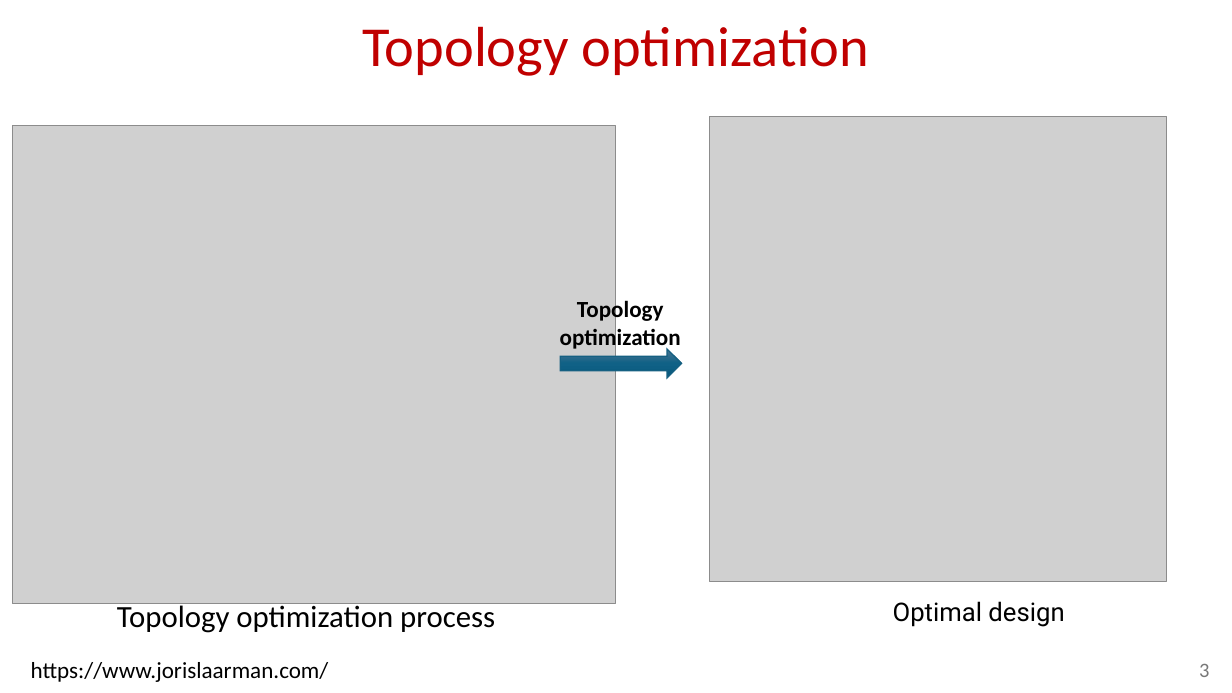
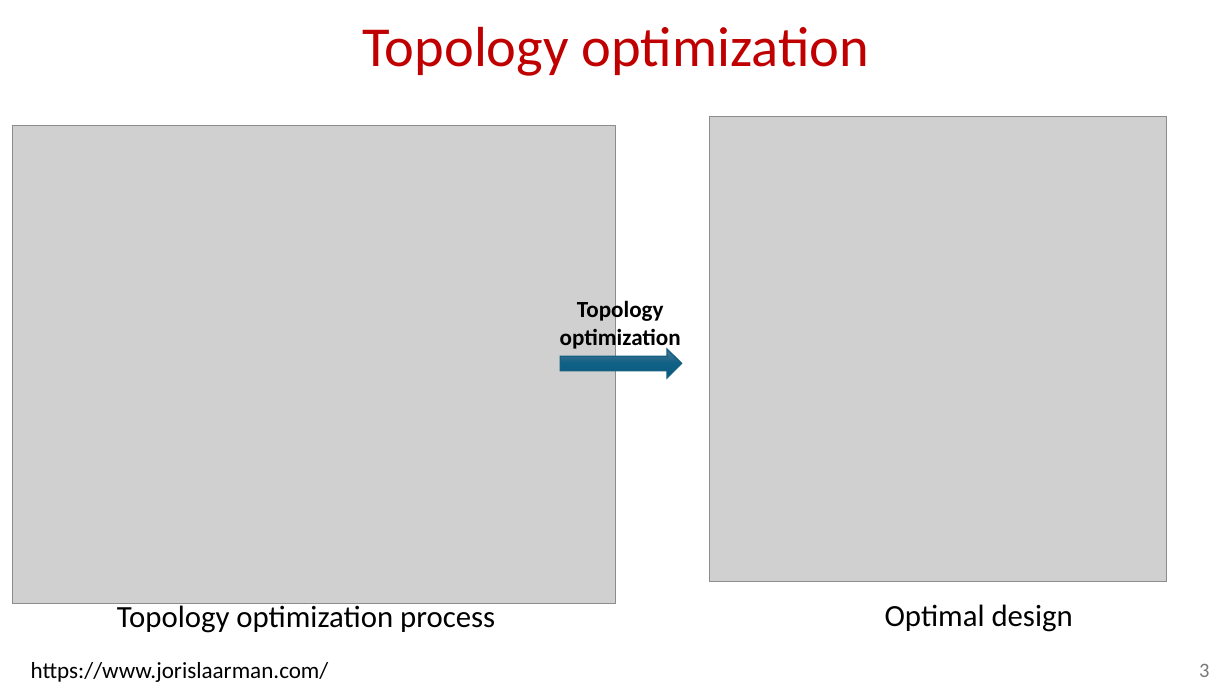
Before and after one commit to sy-nguyen-van/Deep_Learning_Sy, a slide deck: slide 3 of Sy_Unet_CNN.pptx. Drawn at 1232x693 pixels with LibreOffice and Linux fonts; fonts in the diff are those of the drawing; grey boxes stand for pictures. Boxes give left, top, right and bottom in pixels: in the first picture for what was removed or moved away, otherwise in the second. Text is boxed around its words. In the diff, an @@ line names an element or a change of style, - is before the commit and + after.

```diff
--- a/Sy_Unet_CNN.pptx
+++ b/Sy_Unet_CNN.pptx
@@ text "Optimal design" at [885,604,1073,632]: size 20 to 24 pt, font Roboto to Calibri @@
```
Also in this commit, not shown: 5 other slides changed, 7 other files.
